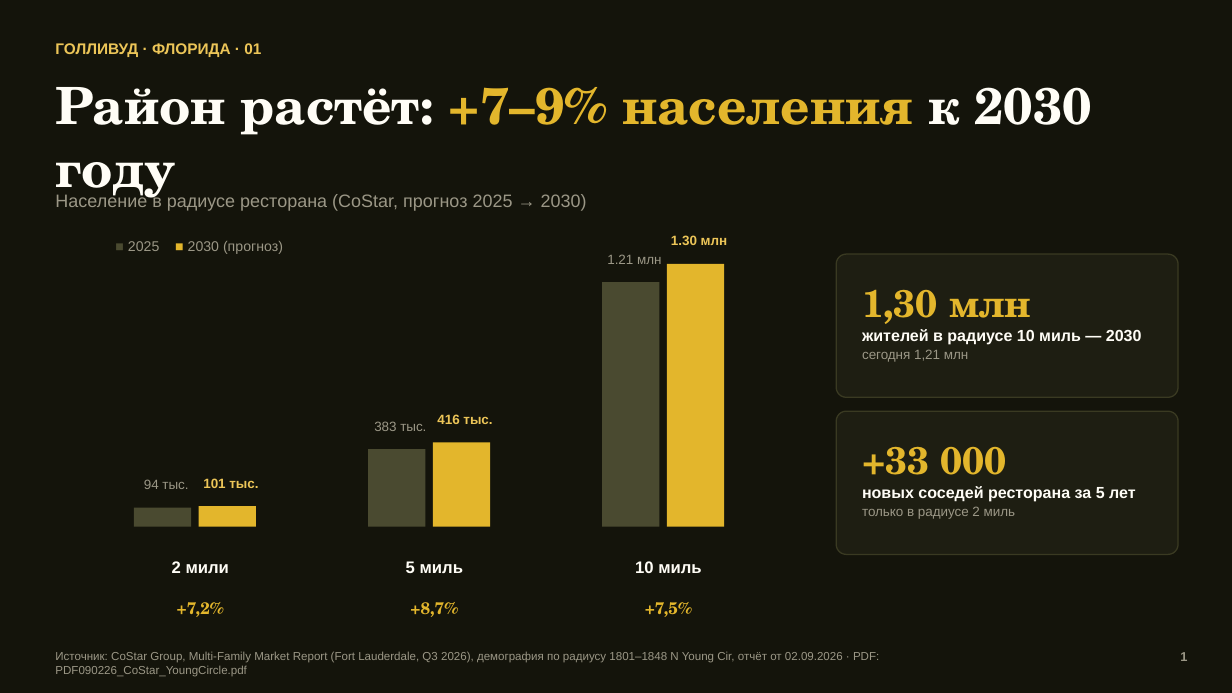
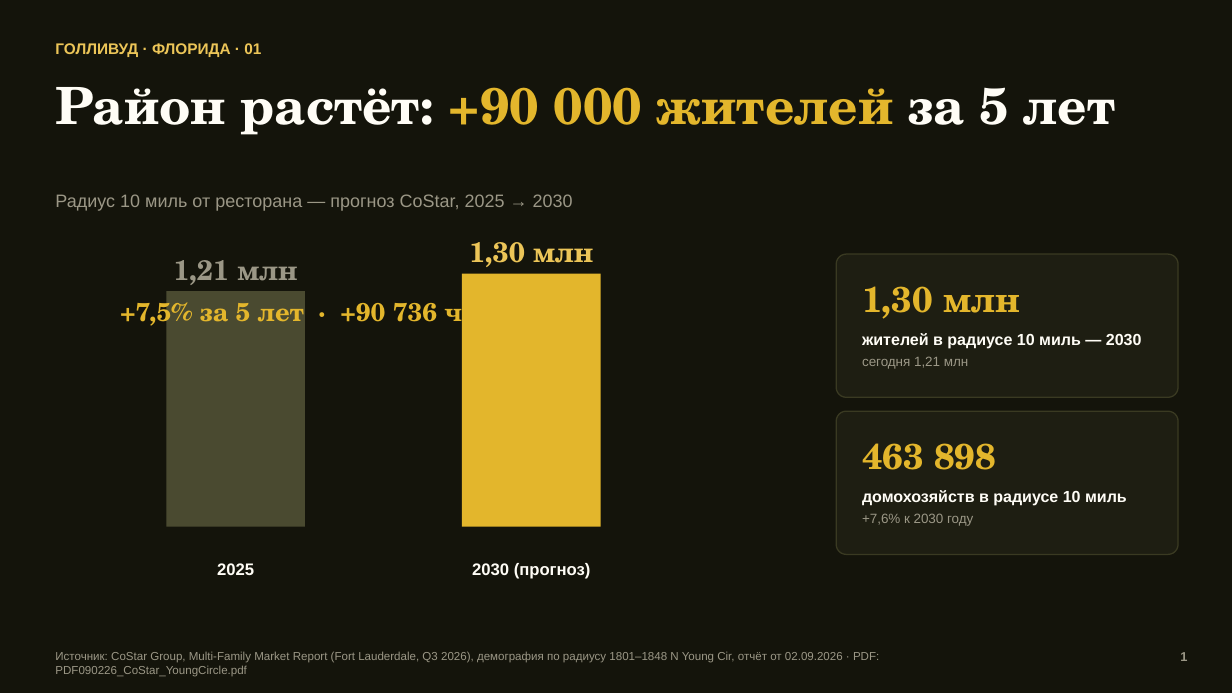
Before and after one commit to farmersmilksmm-maker/lemonica-sale-landing, a slide deck: slide 1 of presentation/Hollywood_District_CoStar_3slides.pptx. Drawn at 1232x693 pixels with LibreOffice and Linux fonts; fonts in the diff are those of the drawing. Boxes give left, top, right and bottom in pixels: in the first picture for what was removed or moved away, otherwise in the second. Text is boxed around its words. In the diff, an @@ line names an element or a change of style, - is before the commit and + after.

```diff
--- a/presentation/Hollywood_District_CoStar_3slides.pptx
+++ b/presentation/Hollywood_District_CoStar_3slides.pptx
@@ text at bbox=[55, 87, 1115, 135]: text changed @@
-Район растёт: +7–9% населения к 2030 году
+Район растёт: +90 000 жителей за 5 лет
@@ text at bbox=[55, 194, 573, 211]: text changed @@
-Население в радиусе ресторана (CoStar, прогноз 2025 → 2030)
+Радиус 10 миль от ресторана — прогноз CoStar, 2025 → 2030
@@ text at bbox=[174, 260, 297, 285]: text changed; size 10.5 to 22 pt; font Arial to TeX Gyre Schola; bold on @@
-1.21 млн
+1,21 млн
@@ text at bbox=[469, 242, 593, 267]: text changed; size 10.5 to 22 pt; font Arial to TeX Gyre Schola @@
-1.30 млн
+1,30 млн
@@ text added at bbox=[120, 295, 556, 330], 20 pt, text #E3B62C, bold @@
++7,5% за 5 лет · +90 736 человек
@@ rectangle added at bbox=[166, 291, 305, 527], fill #4A4A30 @@
@@ rectangle: place and size @@
-rectangle at bbox=[667, 263, 725, 527]
+rectangle at bbox=[462, 274, 601, 527]
@@ rectangle removed at bbox=[603, 282, 660, 527] @@
@@ text "1,30 млн" at bbox=[862, 286, 1142, 369]: size 30 to 28 pt in "1,30 млн"; line spacing 1.05 to 1; more space between paragraphs @@
@@ text removed at bbox=[437, 414, 492, 424] @@
-416 тыс.
@@ rectangle removed at bbox=[368, 449, 425, 527] @@
@@ text removed at bbox=[374, 421, 426, 431] @@
-383 тыс.
@@ rectangle removed at bbox=[433, 443, 490, 527] @@
@@ text at bbox=[862, 443, 1127, 526]: text changed @@
-+33 000
-новых соседей ресторана за 5 лет
-только в радиусе 2 миль
+463 898
+домохозяйств в радиусе 10 миль
++7,6% к 2030 году
@@ text removed at bbox=[144, 479, 188, 489] @@
-94 тыс.
@@ text removed at bbox=[203, 478, 258, 488] @@
-101 тыс.
@@ rectangle removed at bbox=[134, 507, 191, 527] @@
@@ rectangle removed at bbox=[199, 506, 256, 527] @@
@@ text removed at bbox=[172, 561, 229, 573] @@
-2 мили
@@ text added at bbox=[217, 563, 254, 575], 13 pt, text #FFFDF6, bold @@
+2025
@@ text removed at bbox=[406, 561, 463, 573] @@
-5 миль
@@ text at bbox=[472, 563, 591, 579]: text changed; size 11 to 13 pt; text colour #9B9786 to #FFFDF6; bold on @@
-■ 2025 ■ 2030 (прогноз)
+2030 (прогноз)
@@ text removed at bbox=[635, 561, 701, 573] @@
-10 миль
@@ text removed at bbox=[177, 602, 224, 617] @@
-+7,2%
@@ text removed at bbox=[410, 602, 458, 617] @@
-+8,7%
@@ text removed at bbox=[645, 602, 692, 617] @@
-+7,5%
```
Also in this commit, not shown: 2 other slides changed, 11 other files.
